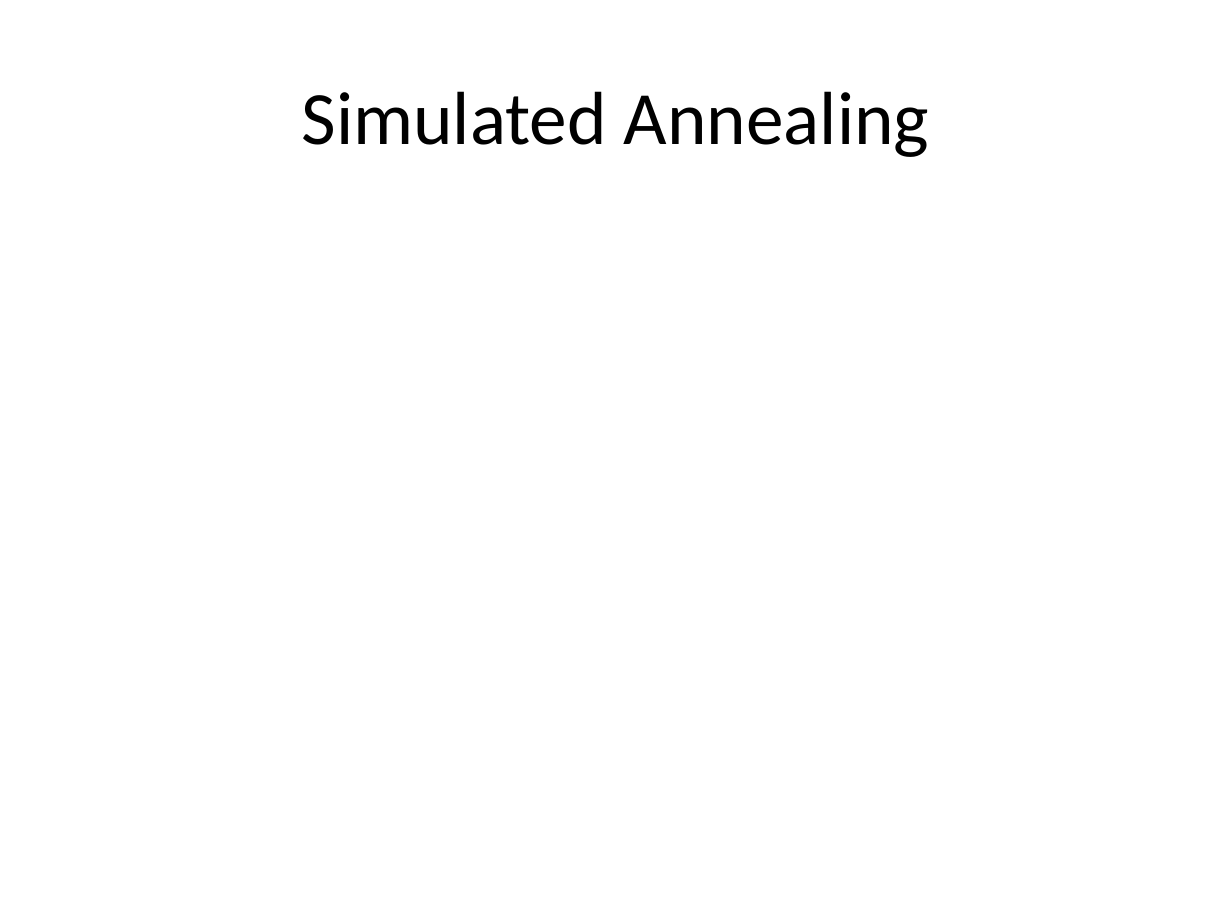
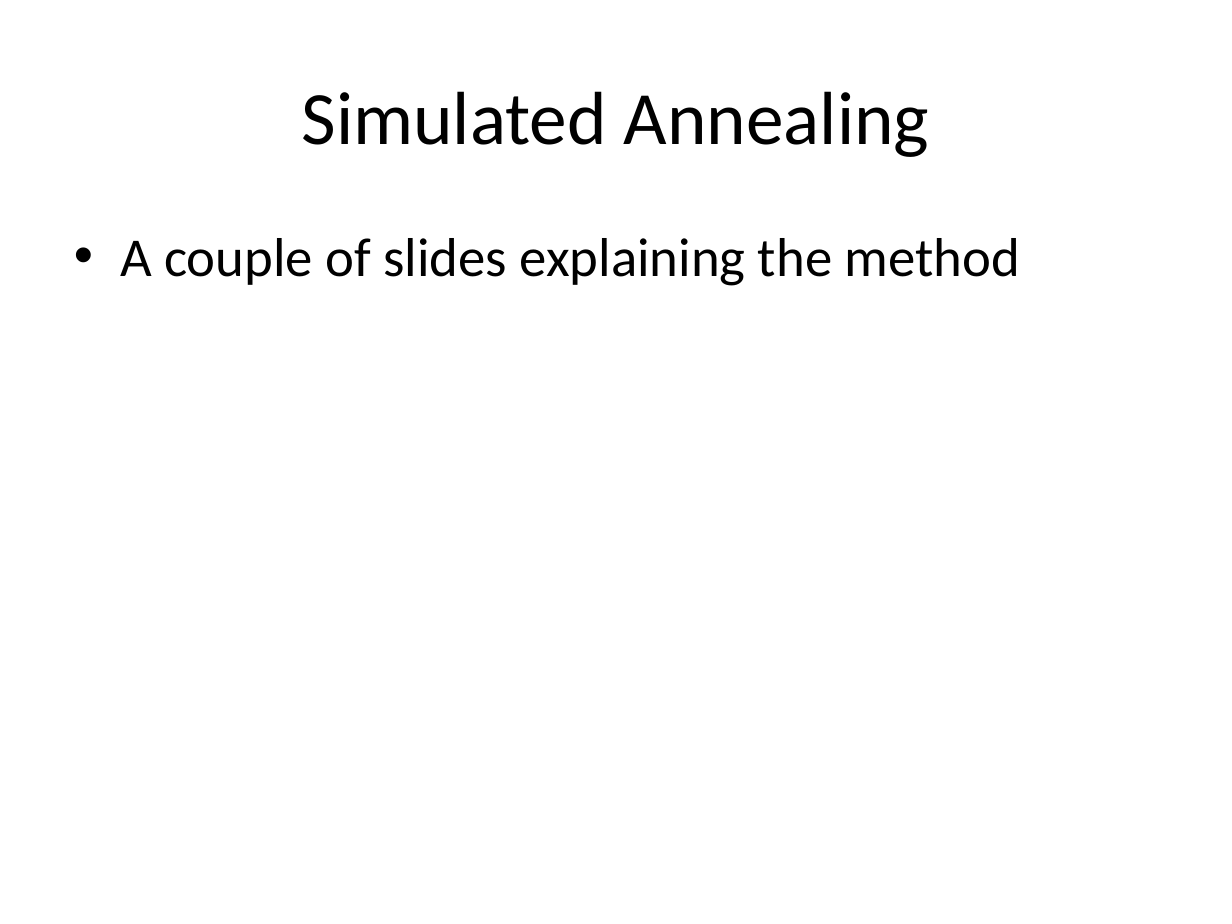
Before and after one commit to zestrada/atomicscalesimulationgroup2, a slide deck: slide 8 of Presentation/FinalPresentation.pptx (slide 7 before the commit). Drawn at 1232x924 pixels with LibreOffice and Linux fonts; fonts in the diff are those of the drawing. Boxes give left, top, right and bottom in pixels: in the first picture for what was removed or moved away, otherwise in the second. Text is boxed around its words. In the diff, an @@ line names an element or a change of style, - is before the commit and + after.

```diff
--- a/Presentation/FinalPresentation.pptx
+++ b/Presentation/FinalPresentation.pptx
@@ text added at bbox=[120, 238, 1020, 286], 32 pt, text #000000 @@
+• A couple of slides explaining the method
```
Also in this commit, not shown: 4 slides added, 1 slide removed, 10 other files.
